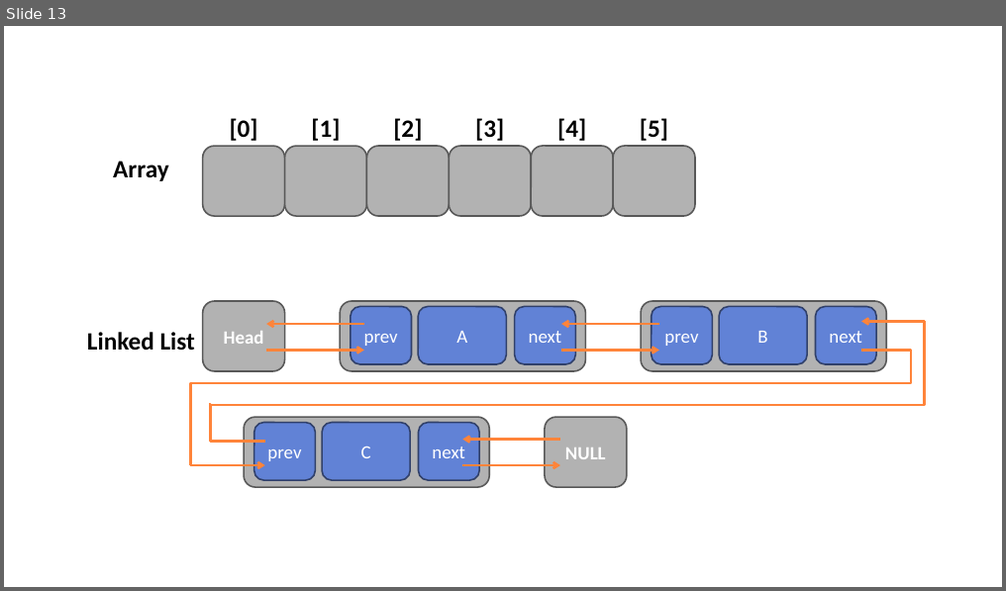
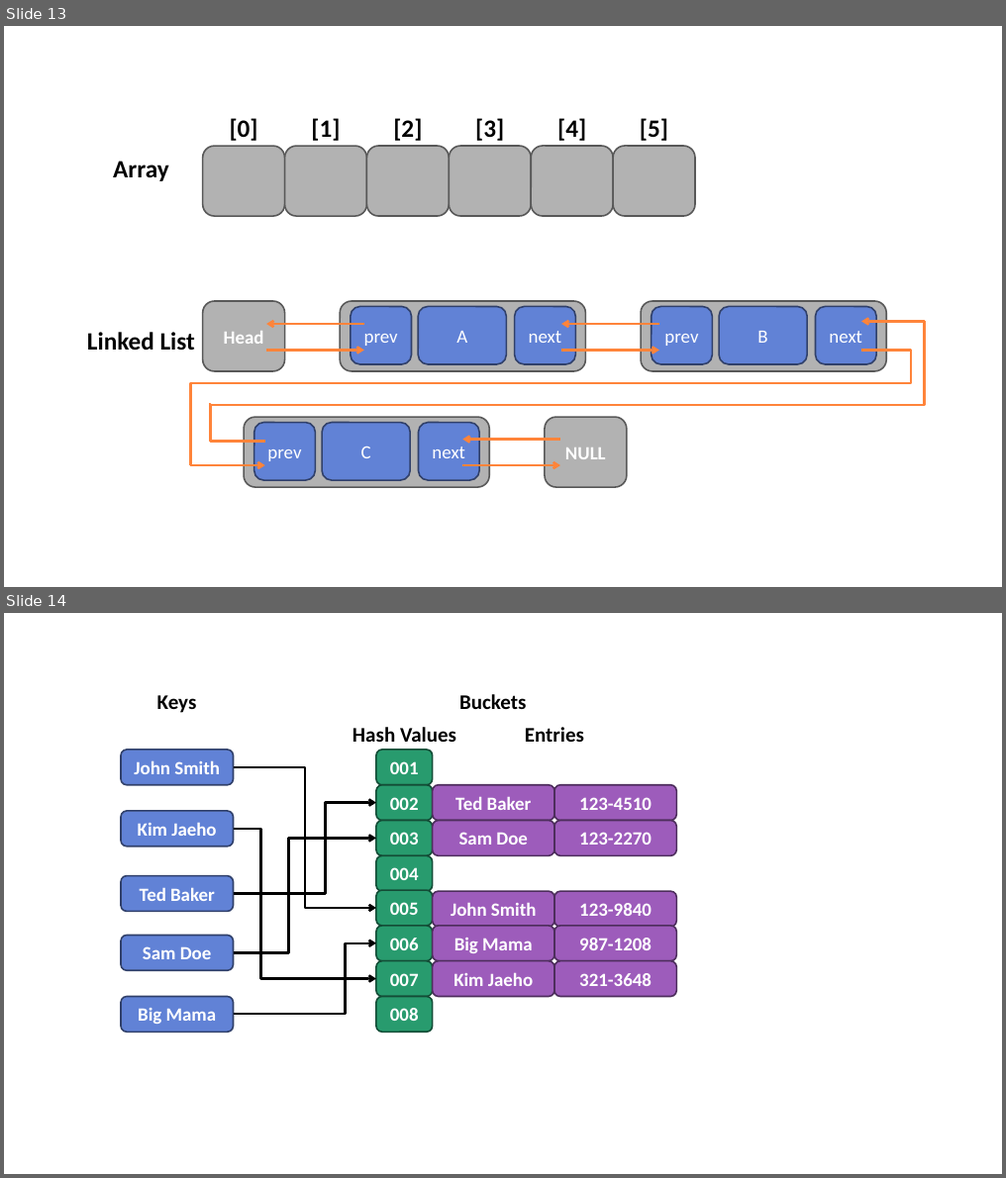
Before and after one commit to Nephelai/nephelai.github.io, a slide deck: etc/images.pptx. Shown one above the other, each under a label of ours: slide 13 before the commit, slides 13 and 14 after it. The pictures are 1006x591 and 1006x1178 pixels, drawn with LibreOffice and Linux fonts; fonts in the diff are those of the drawing. Boxes give left, top, right and bottom in pixels: in the first picture for what was removed or moved away, otherwise in the second. Text is boxed around its words. In the diff, an @@ line names an element or a change of style, - is before the commit and + after.

Commit message:
add image "hash table"

```diff
--- a/etc/images.pptx
+++ b/etc/images.pptx
@@ slide 14 added at box(4, 613, 1002, 1174), background #FFFFFF @@
@@ text added at box(157, 695, 197, 713), 20 pt, text #000000, bold @@
+Keys
@@ text added at box(459, 694, 526, 709), 20 pt, text #000000, bold @@
+Buckets
@@ text added at box(352, 727, 456, 742), 20 pt, text #000000, bold @@
+Hash Values
@@ text added at box(525, 727, 584, 742), 20 pt, text #000000, bold @@
+Entries
@@ rounded rectangle added at box(121, 750, 233, 784), fill #6182D6, outline #30416A 1.5 pt, 18 pt, text #FFFFFF, bold @@
+John Smith
@@ rounded rectangle added at box(376, 750, 433, 784), fill #289B6E, outline #144D37 1.5 pt, 18 pt, text #FFFFFF, bold @@
+001
@@ elbow arrow added from (233, 767) to (376, 908), #000000 2.25 pt @@
@@ rounded rectangle added at box(376, 785, 433, 820), fill #289B6E, outline #144D37 1.5 pt, 18 pt, text #FFFFFF, bold @@
+002
@@ rounded rectangle added at box(433, 785, 554, 820), fill #9D5CBB, outline #4E2E5D 1.5 pt, 18 pt, text #FFFFFF, bold @@
+Ted Baker
@@ rounded rectangle added at box(554, 785, 676, 820), fill #9D5CBB, outline #4E2E5D 1.5 pt, 18 pt, text #FFFFFF, bold @@
+123-4510
@@ rounded rectangle added at box(121, 811, 233, 846), fill #6182D6, outline #30416A 1.5 pt, 18 pt, text #FFFFFF, bold @@
+Kim Jaeho
@@ elbow arrow added from (233, 894) to (376, 802), #000000 2.25 pt @@
@@ rounded rectangle added at box(376, 820, 433, 856), fill #289B6E, outline #144D37 1.5 pt, 18 pt, text #FFFFFF, bold @@
+003
@@ rounded rectangle added at box(433, 820, 554, 856), fill #9D5CBB, outline #4E2E5D 1.5 pt, 18 pt, text #FFFFFF, bold @@
+Sam Doe
@@ rounded rectangle added at box(554, 820, 676, 856), fill #9D5CBB, outline #4E2E5D 1.5 pt, 18 pt, text #FFFFFF, bold @@
+123-2270
@@ elbow arrow added from (233, 829) to (376, 979), #000000 2.25 pt @@
@@ elbow arrow added from (233, 953) to (376, 839), #000000 2.25 pt @@
@@ rounded rectangle added at box(121, 875, 233, 911), fill #6182D6, outline #30416A 1.5 pt, 18 pt, text #FFFFFF, bold @@
+Ted Baker
@@ rounded rectangle added at box(376, 857, 433, 891), fill #289B6E, outline #144D37 1.5 pt, 18 pt, text #FFFFFF, bold @@
+004
@@ rounded rectangle added at box(376, 890, 433, 925), fill #289B6E, outline #144D37 1.5 pt, 18 pt, text #FFFFFF, bold @@
+005
@@ rounded rectangle added at box(433, 891, 554, 927), fill #9D5CBB, outline #4E2E5D 1.5 pt, 18 pt, text #FFFFFF, bold @@
+John Smith
@@ rounded rectangle added at box(554, 891, 676, 927), fill #9D5CBB, outline #4E2E5D 1.5 pt, 18 pt, text #FFFFFF, bold @@
+123-9840
@@ rounded rectangle added at box(121, 936, 233, 970), fill #6182D6, outline #30416A 1.5 pt, 18 pt, text #FFFFFF, bold @@
+Sam Doe
@@ rounded rectangle added at box(376, 926, 433, 961), fill #289B6E, outline #144D37 1.5 pt, 18 pt, text #FFFFFF, bold @@
+006
@@ rounded rectangle added at box(433, 926, 554, 961), fill #9D5CBB, outline #4E2E5D 1.5 pt, 18 pt, text #FFFFFF, bold @@
+Big Mama
@@ rounded rectangle added at box(554, 926, 676, 961), fill #9D5CBB, outline #4E2E5D 1.5 pt, 18 pt, text #FFFFFF, bold @@
+987-1208
@@ elbow arrow added from (233, 1014) to (376, 944), #000000 2.25 pt @@
@@ rounded rectangle added at box(376, 961, 433, 996), fill #289B6E, outline #144D37 1.5 pt, 18 pt, text #FFFFFF, bold @@
+007
@@ rounded rectangle added at box(433, 961, 554, 996), fill #9D5CBB, outline #4E2E5D 1.5 pt, 18 pt, text #FFFFFF, bold @@
+Kim Jaeho
@@ rounded rectangle added at box(554, 961, 676, 996), fill #9D5CBB, outline #4E2E5D 1.5 pt, 18 pt, text #FFFFFF, bold @@
+321-3648
@@ rounded rectangle added at box(121, 997, 233, 1032), fill #6182D6, outline #30416A 1.5 pt, 18 pt, text #FFFFFF, bold @@
+Big Mama
@@ rounded rectangle added at box(376, 997, 433, 1032), fill #289B6E, outline #144D37 1.5 pt, 18 pt, text #FFFFFF, bold @@
+008
```
Also in this commit, not shown: 1 other file.
